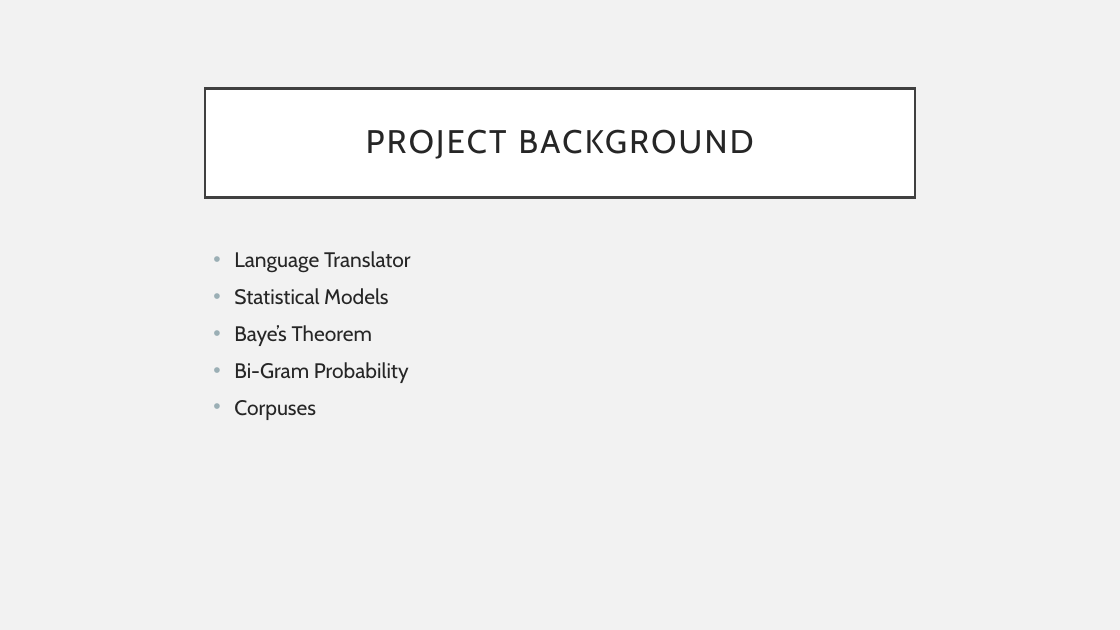
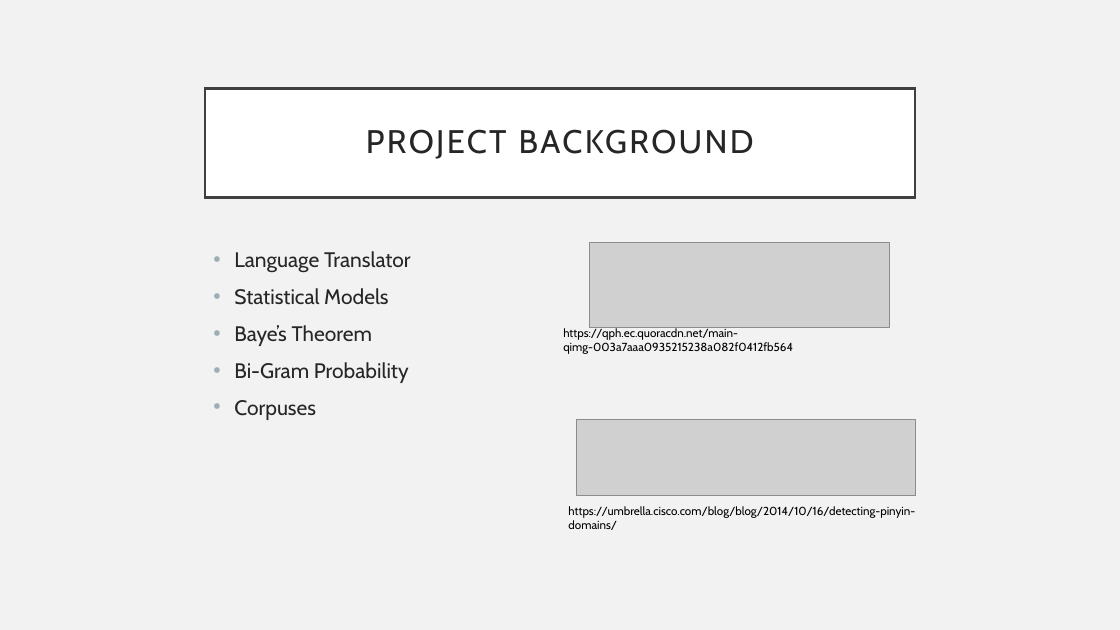
Before and after one commit to Pinto18/machine_translation, a slide deck: slide 4 of CS332_Presentation.pptx. Drawn at 1120x630 pixels with LibreOffice and Linux fonts; fonts in the diff are those of the drawing; grey boxes stand for pictures. Boxes give left, top, right and bottom in pixels: in the first picture for what was removed or moved away, otherwise in the second. Text is boxed around its words. In the diff, an @@ line names an element or a change of style, - is before the commit and + after.

Commit message:
Added images to presentation

```diff
--- a/CS332_Presentation.pptx
+++ b/CS332_Presentation.pptx
@@ picture added at [590,242,890,327] @@
@@ text added at [563,327,793,354], 10 pt, text #000000 @@
+https://qph.ec.quoracdn.net/main-qimg-003a7aaa0935215238a082f0412fb564
@@ picture added at [577,419,916,496] @@
@@ text added at [568,506,915,530], 10 pt, text #000000 @@
+https://umbrella.cisco.com/blog/blog/2014/10/16/detecting-pinyin-domains/
```
Also in this commit, not shown: 3 other slides changed, 1 other file.
